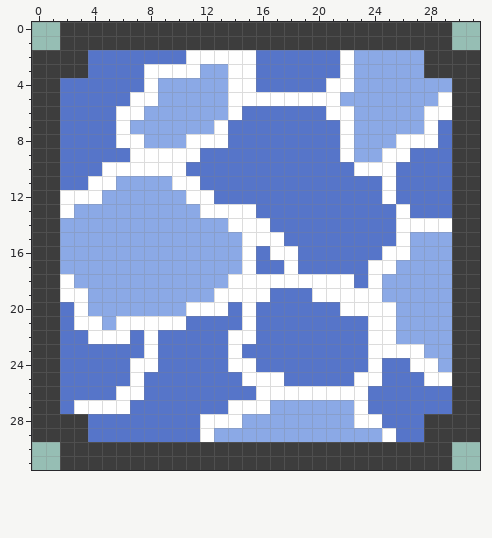
A pixel-art sprite gets an edit: src/images/river.png. The picture above is the old version.
The file is 32x32 pixels.
And afterwards:
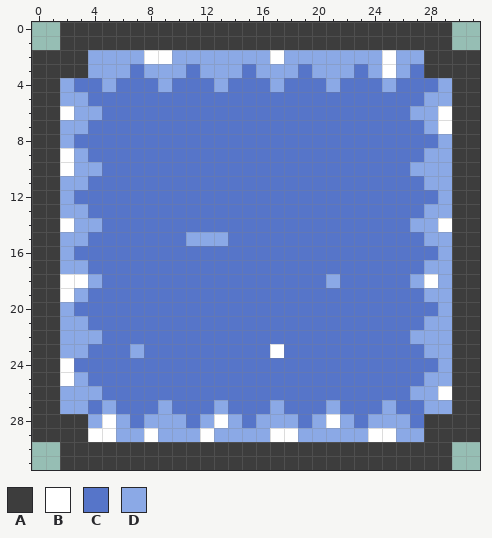
Palette (. is transparent): A #3d3d3d  B #ffffff  C #5675c9  D #8ba9e6
Change:
Changed rows in their new state; - is an unchanged pixel.
first column x 2:
 2 --DDDDBBDDDDDDDBDDDDD--B----
 3 --DDD-DDDC--DCDDD-DDDC-B-C--
 4 D--D--C-CCC-CC-D---DCCC-CCC-
 5 DD---CCCCCCCCCCCCCCCCCCCCC-D
 6 BDD-CCCCCCCCC------CCCCCC-D-
 7 DD--CCCCCCCC--------CCCCCCDB
 8 D---CCCCCCCC--------CCCCCCCD
 9 BD---CCCCC----------CCCCC-DD
10 BDDCCCCCC------------CCC-DDD
11 DDCCCCCCCC-------------C--DD
12 DCCCCCCCCCC------------C---D
13 D-CCCCCCCCCCCC----------C-DD
14 B--CCCCCCCCCCCC---------CDD-
15 --CCCCCCC---CCCC--------CC--
16 -CCCCCCCCCCCCC-CC------CCCC-
17 --CCCCCCCCCCCC--C-----CCCC--
18 -B-CCCCCCCCCCCCCCCCDC-CCC-B-
19 -DCCCCCCCCCCCCC---CCCCCCCC--
20 DCCCCCCCCCCC-C------CCCCCCC-
21 DDCCCCCCC----C--------CCCC--
22 DDDCC-C-----CC--------CCC---
23 DD---DC-----C--B------CCCC--
24 B----CC-----CC--------C--CC-
25 BD---C-------CCC-----CC---DD
26 DDD-CC--------CCCCCCCC---DDB
27 DDCDC--D---DCCC-CCC-CC-D--DD
28 --DBD-DDD-D-DC---C-B-CDDD---
29 --BBDDBDDD-----BB-----B-DD--
